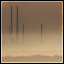
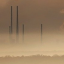
Layered file, before and after one edit (64px x 64px). Changes by layer:
removed layer "overlay" (was overlay, 50%) over [left=1, top=1, right=63, bottom=63]
removed layer "border" over [left=0, top=0, right=64, bottom=64]
